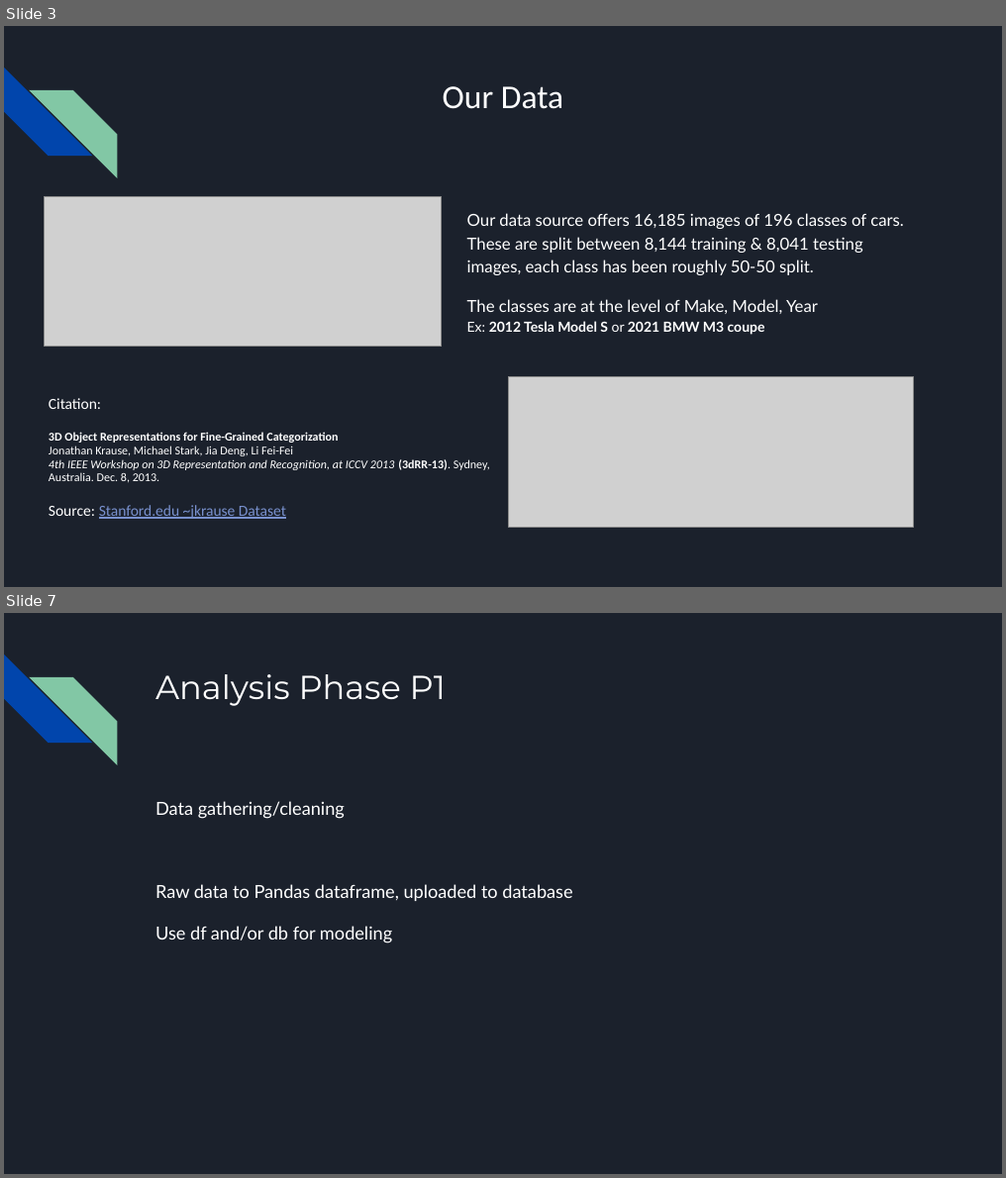
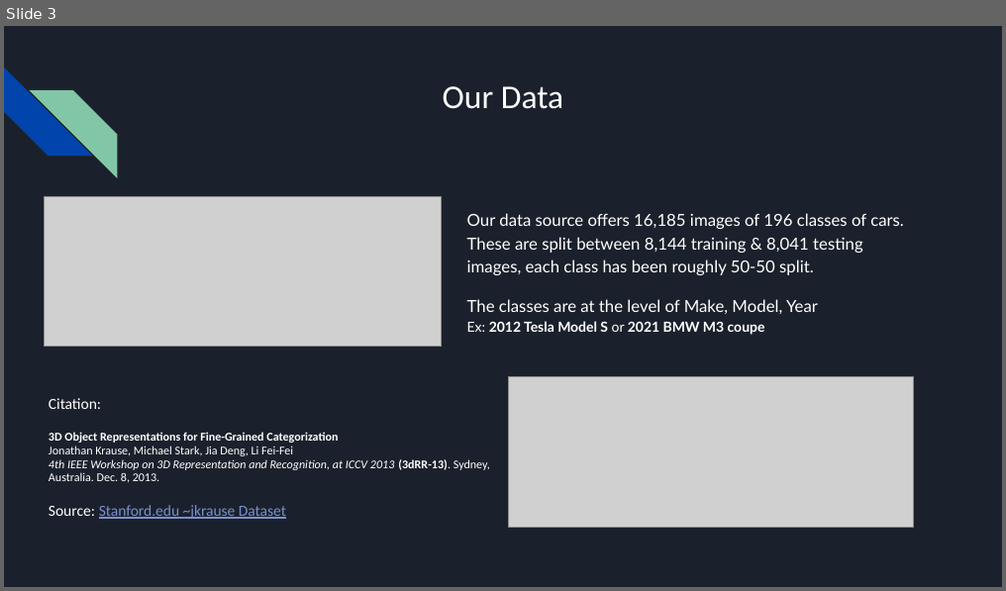
Before and after one commit to jillibus/Vechicle-Identification, a slide deck: Vehicle Identification Draft.pptx. Shown one above the other, each under a label of ours: slides 3 and 7 before the commit, slide 3 after it; the slides between them are not shown. The pictures are 1006x1178 and 1006x591 pixels, drawn with LibreOffice and Linux fonts; fonts in the diff are those of the drawing; grey boxes stand for pictures. Boxes give left, top, right and bottom in pixels: in the first picture for what was removed or moved away, otherwise in the second. Text is boxed around its words. In the diff, an @@ line names an element or a change of style, - is before the commit and + after.

```diff
--- a/Vehicle Identification Draft.pptx
+++ b/Vehicle Identification Draft.pptx
@@ slide 7 removed at bbox=[4, 613, 1002, 1174], background #1B212C; not listed: 2 template elements that a slide beside it also shows @@
@@ title removed at bbox=[155, 674, 446, 706] @@
-Analysis Phase P1
@@ text removed at bbox=[155, 801, 572, 944] @@
-Data gathering/cleaning
-Raw data to Pandas dataframe, uploaded to database
-Use df and/or db for modeling
```
Also in this commit, not shown: 3 slides changed, 4 slides added, 2 other slides removed.
